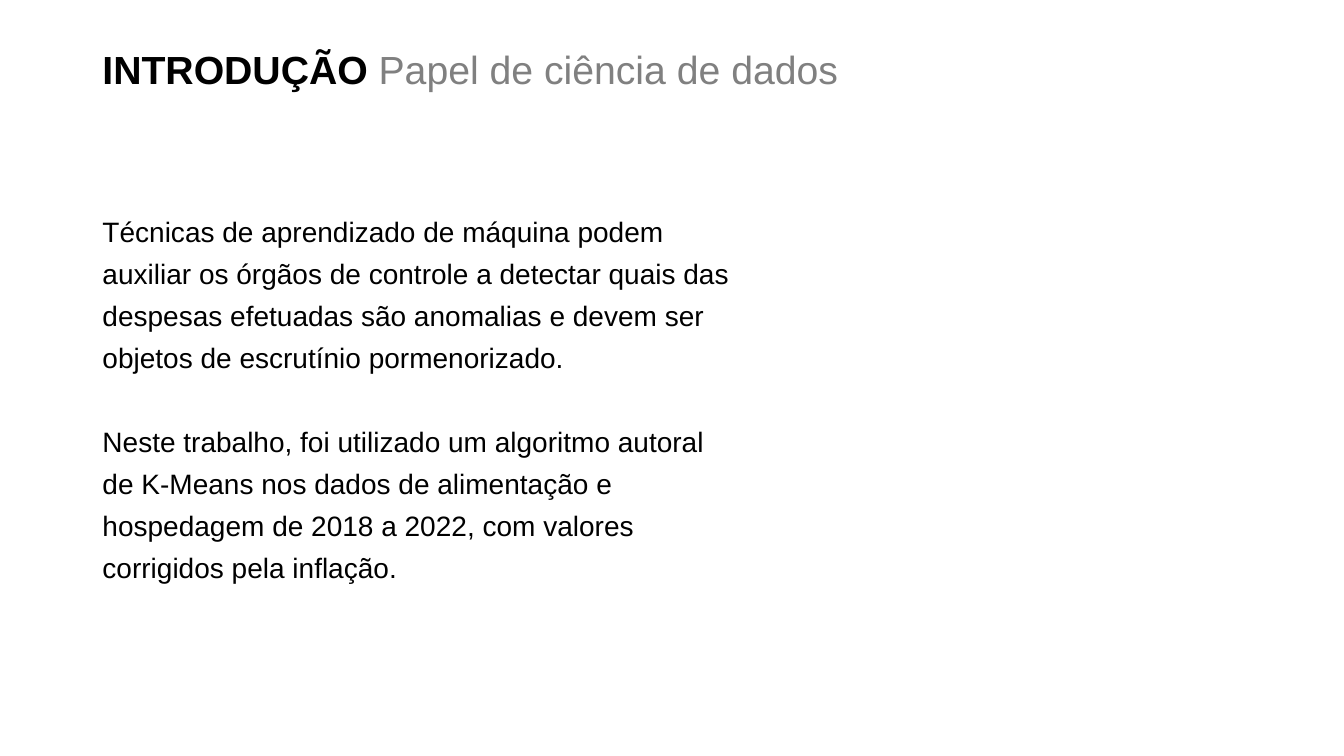
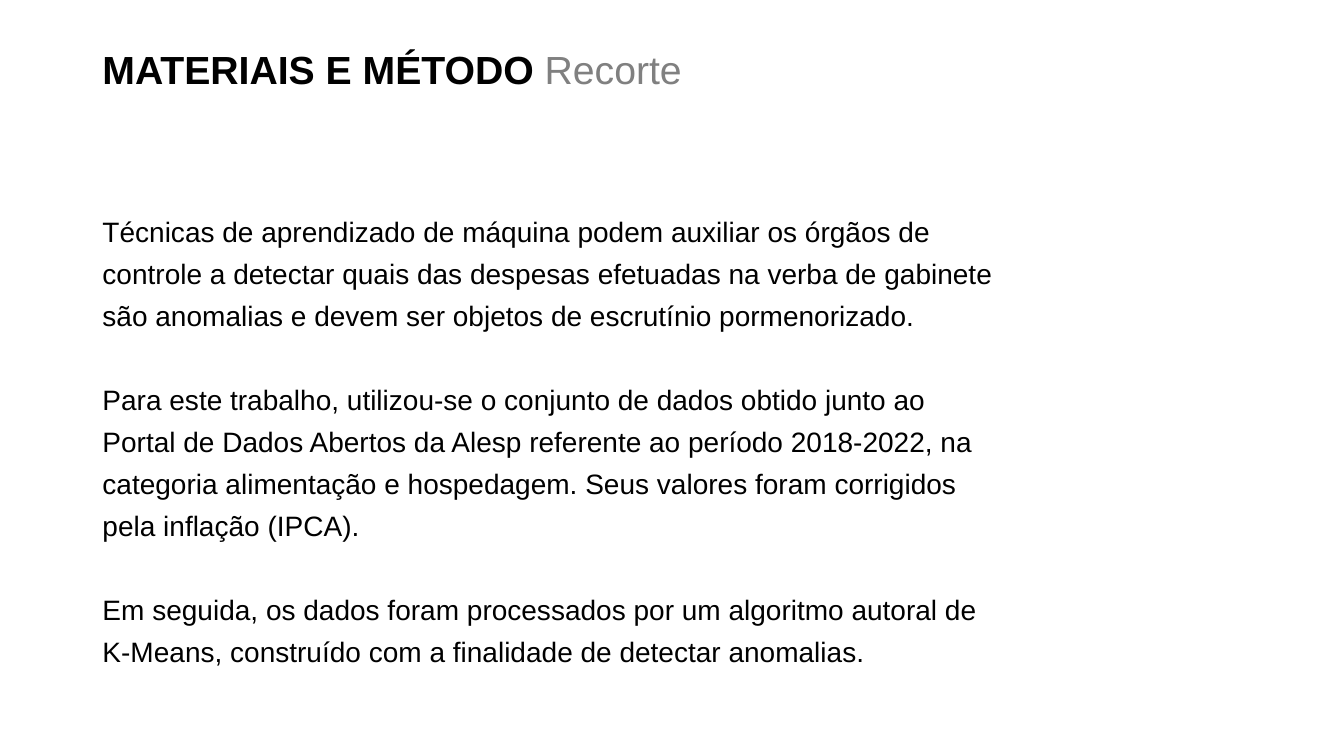
Before and after one commit to rodolfo-viana/mba_esalq, a slide deck: slide 4 of prd/tcc_apresentacao.pptx. Drawn at 1344x756 pixels with LibreOffice and Linux fonts; fonts in the diff are those of the drawing; background and template pictures are left out. Boxes give left, top, right and bottom in pixels: in the first picture for what was removed or moved away, otherwise in the second. Text is boxed around its words. In the diff, an @@ line names an element or a change of style, - is before the commit and + after.

```diff
--- a/prd/tcc_apresentacao.pptx
+++ b/prd/tcc_apresentacao.pptx
@@ title at [102, 53, 682, 85]: text changed; text colour #808080 to #000000; bold on @@
-INTRODUÇÃO Papel de ciência de dados
+MATERIAIS E MÉTODO Recorte
@@ text at [102, 221, 992, 666]: text changed @@
-Técnicas de aprendizado de máquina podem auxiliar os órgãos de controle a detectar quais das despesas efetuadas são anomalias e devem ser objetos de escrutínio pormenorizado.
-Neste trabalho, foi utilizado um algoritmo autoral de K-Means nos dados de alimentação e hospedagem de 2018 a 2022, com valores corrigidos pela inflação.
+Técnicas de aprendizado de máquina podem auxiliar os órgãos de controle a detectar quais das despesas efetuadas na verba de gabinete são anomalias e devem ser objetos de escrutínio pormenorizado.
+Para este trabalho, utilizou-se o conjunto de dados obtido junto ao Portal de Dados Abertos da Alesp referente ao período 2018-2022, na categoria alimentação e hospedagem. Seus valores foram corrigidos pela inflação (IPCA).
+Em seguida, os dados foram processados por um algoritmo autoral de K-Means, construído com a finalidade de detectar anomalias.
```
Also in this commit, not shown: 7 other slides changed, 1 slide added, 1 other file.
